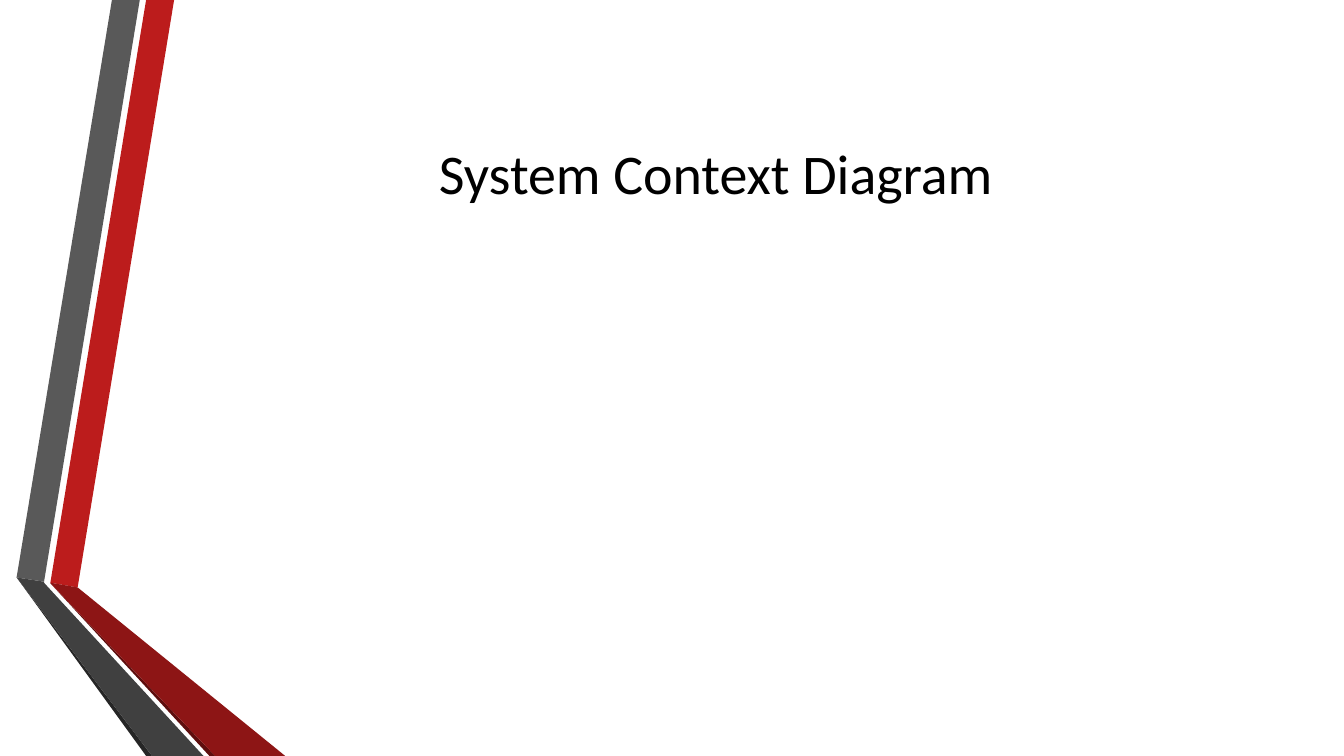
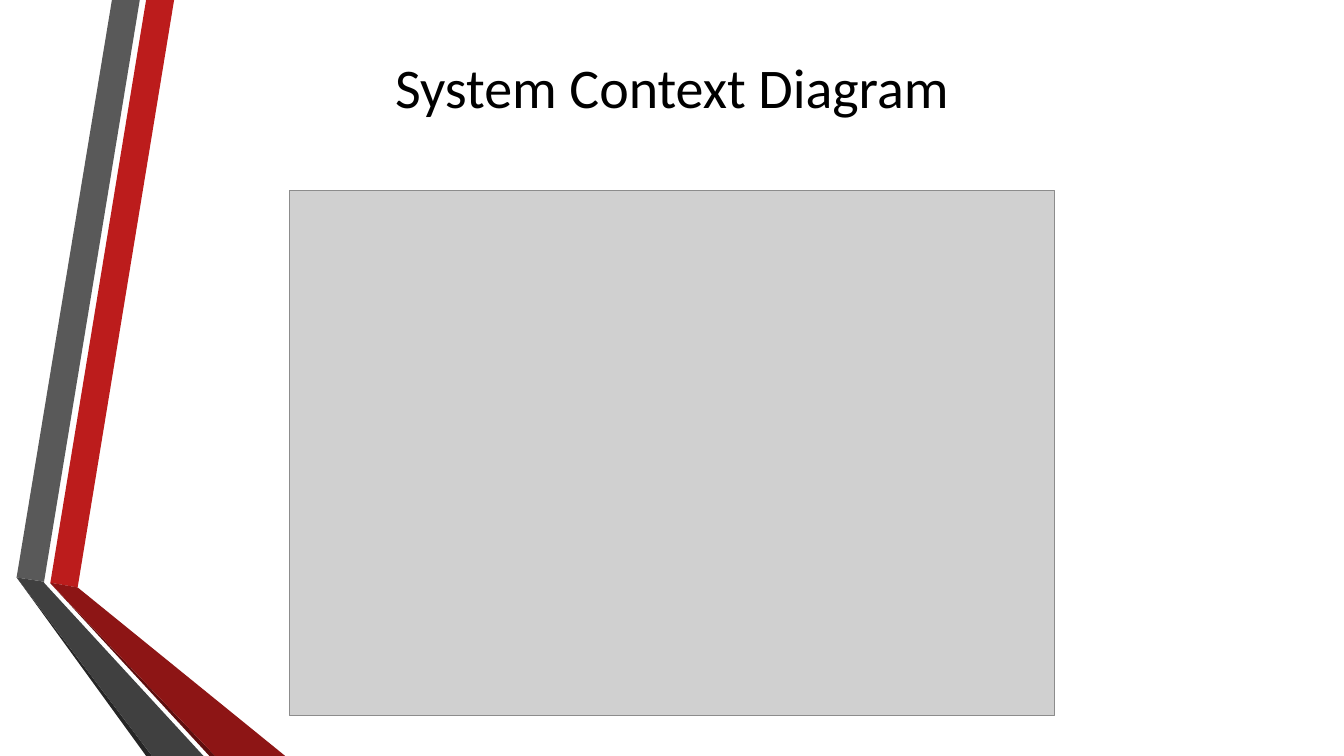
Before and after one commit to BobbyEdwards/SERTS_AudioPlayerProject, a slide deck: slide 3 of SERTS AFP Final Presentation.pptx. Drawn at 1344x756 pixels with LibreOffice and Linux fonts; fonts in the diff are those of the drawing; grey boxes stand for pictures; background and template pictures are left out. Boxes give left, top, right and bottom in pixels: in the first picture for what was removed or moved away, otherwise in the second. Text is boxed around its words. In the diff, an @@ line names an element or a change of style, - is before the commit and + after.

```diff
--- a/SERTS AFP Final Presentation.pptx
+++ b/SERTS AFP Final Presentation.pptx
@@ title "System Context Diagram": place and size @@
-title "System Context Diagram" at bbox=[439, 155, 992, 204]
+title "System Context Diagram" at bbox=[395, 69, 948, 118]
@@ picture added at bbox=[289, 191, 1056, 716] @@
```
Also in this commit, not shown: 3 other slides changed, 1 slide added, 6 other files.
